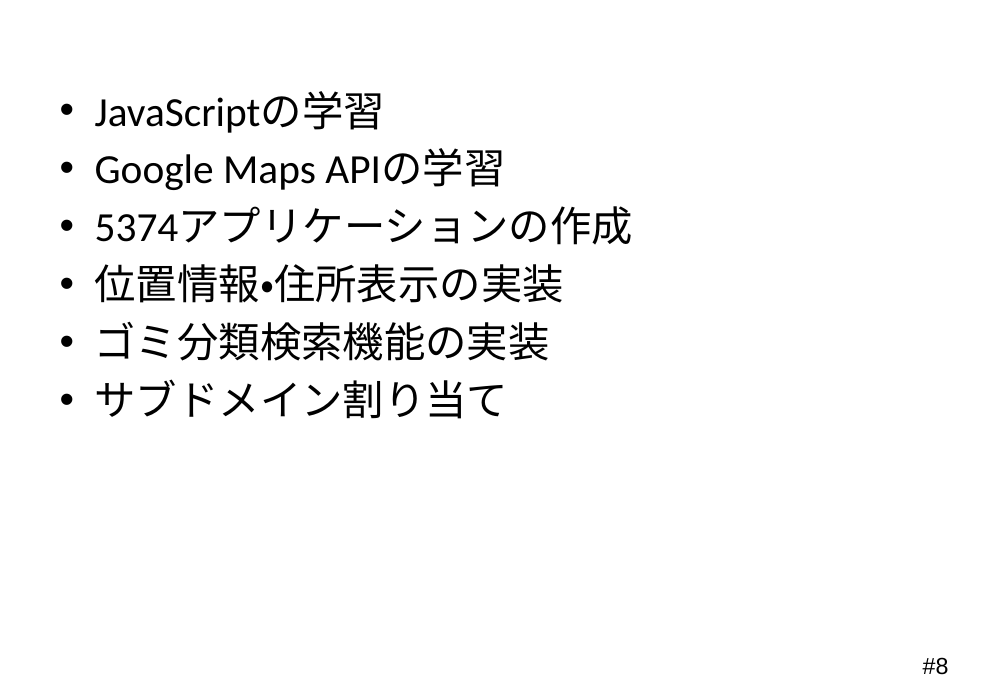
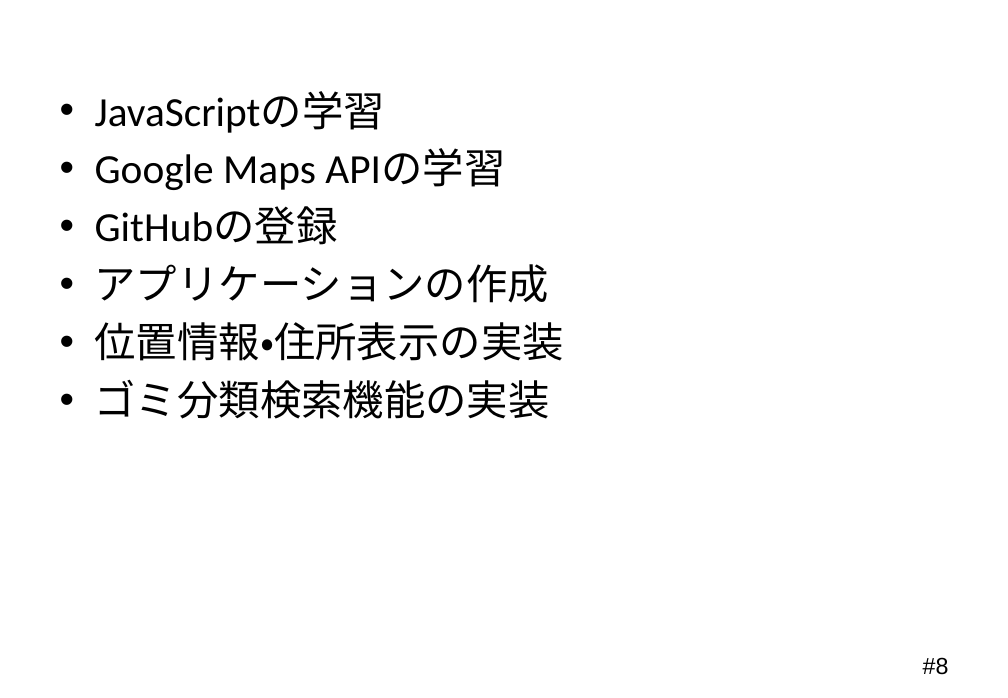
Before and after one commit to Mocchy2/graduation-thesis, a slide deck: slide 8 of 卒業論文 発表用スライド.pptx. Drawn at 1008x698 pixels with LibreOffice and Linux fonts; fonts in the diff are those of the drawing; background and template pictures are left out. Boxes give left, top, right and bottom in pixels: in the first picture for what was removed or moved away, otherwise in the second. Text is boxed around its words. In the diff, an @@ line names an element or a change of style, - is before the commit and + after.

Commit message:
「研究方法」のスライドおよび説明の変更

```diff
--- a/卒業論文 発表用スライド.pptx
+++ b/卒業論文 発表用スライド.pptx
@@ text at [95, 207, 549, 303]: text changed @@
-• 5374アプリケーションの作成
+• GitHubの登録
+• アプリケーションの作成
@@ text at [95, 379, 509, 419]: paragraph removed @@
-• サブドメイン割り当て
```
